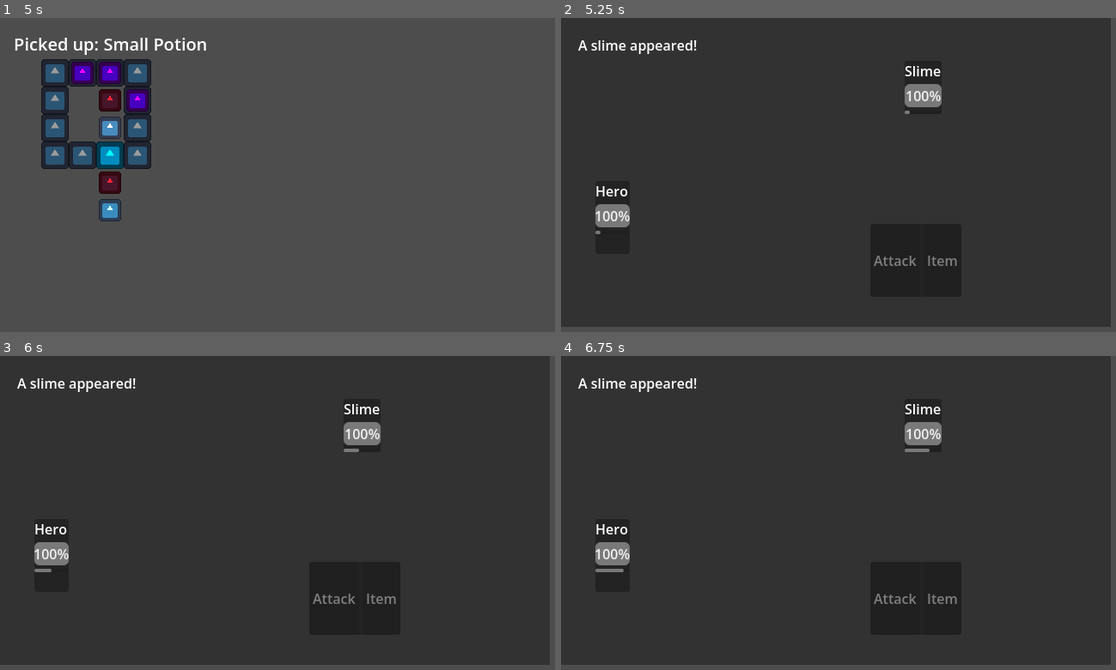
Above: before the commit, frames 1-4 (two rows, left to right).
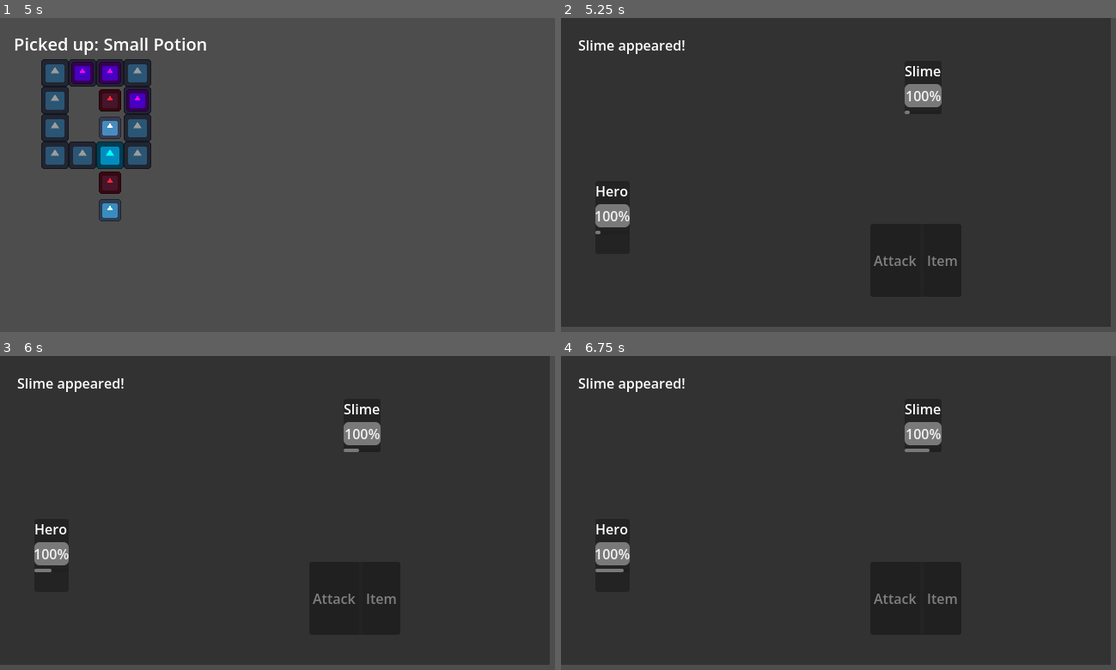
Above: after the commit, the same moments.

Repository: yifan-lee/Realmwand_The_First_Tower
Game: Godot game, scene res://scenes/main.tscn
Same seed, same stepped clock (60 frames per second), same inputs: the game is played once before the commit and once after it. The engine's default icon, where the game draws it, is replaced by a stand-in: a white triangle on a blue panel in a dark square.
Inputs:
- Up to frame 1 (5 s): tap Enter at 0.5, 2, 3.5 s; hold E (interact) 0.53-1.28 s; hold W (move_up) 0.53-2.03 s; tap Space at 1.25, 2.75, 4.25 s; tap E (interact) at 1.35, 2.85, 4.35 s; hold E (interact) 2.03-2.78 s; hold A (move_left) 2.03-3.53 s; hold S (move_down) 3.53-4.28 s; hold E (interact) 3.53-4.28 s; hold D (move_right) from 4.28 s (still down)
- Up to frame 2 (5.25 s): release D (move_right) at 5.03 s; hold W (move_up) from 5.03 s (still down); hold E (interact) from 5.03 s (still down)
- Up to frame 3 (6 s): release W (move_up) at 5.78 s; release E (interact) at 5.78 s; hold D (move_right) from 5.78 s (still down); tap E (interact) at 5.85 s
- Up to frame 4 (6.75 s): keep holding D (move_right); hold E (interact) from 6.53 s (still down)

Frame 1 is identical in both runs. In frame 2, 0.4% of the frame differs, in the area x 3-25%, y 7-12%; in frame 3, 0.4%; in frame 4, 0.4%.

Commit message:
abstruct enemy and item

Diff:
--- /dev/null
+++ b/resources/enemies/slime.tres
@@ -0,0 +1,11 @@
+[gd_resource type="Resource" script_class="EnemyData" format=3 uid="uid://c04hib5kth66g"]
+
+[ext_resource type="Script" uid="uid://idl544nofh28" path="res://scripts/data/enemy_data.gd" id="1_6pnpc"]
+
+[resource]
+script = ExtResource("1_6pnpc")
+id = &"slime"
+display_name = "Slime"
+attack_damage = 50
+experience_reward = 40
+gold_reward = 1
--- /dev/null
+++ b/resources/items/small_potion.tres
@@ -0,0 +1,10 @@
+[gd_resource type="Resource" script_class="ItemData" format=3 uid="uid://c5ia12due8vcu"]
+
+[ext_resource type="Script" uid="uid://dsk841x7iejq4" path="res://scripts/data/item_data.gd" id="1_lyfvt"]
+
+[resource]
+script = ExtResource("1_lyfvt")
+id = &"small_potion"
+display_name = "Small Potion"
+healing_amount = 50
+metadata/_custom_type_script = "uid://dsk841x7iejq4"
--- /dev/null
+++ b/resources/items/sword.tres
@@ -0,0 +1,11 @@
+[gd_resource type="Resource" script_class="ItemData" format=3 uid="uid://dpsu2l7g283fl"]
+
+[ext_resource type="Script" uid="uid://dsk841x7iejq4" path="res://scripts/data/item_data.gd" id="1_h0edt"]
+
+[resource]
+script = ExtResource("1_h0edt")
+id = &"sword"
+display_name = "Sword"
+item_type = 1
+attack_bonus = 10
+metadata/_custom_type_script = "uid://dsk841x7iejq4"
--- a/scenes/main.tscn
+++ b/scenes/main.tscn
@@ -6,10 +6,13 @@
 [ext_resource type="PackedScene" uid="uid://c24p8kgmj10qm" path="res://scenes/interactables/pickup.tscn" id="3_sugp2"]
 [ext_resource type="PackedScene" uid="uid://bguxyktnytjmf" path="res://scenes/interactables/door.tscn" id="4_o6xl0"]
 [ext_resource type="PackedScene" uid="uid://km2p83ut3fws" path="res://scenes/canvas_layer.tscn" id="5_tefeu"]
+[ext_resource type="Resource" uid="uid://c5ia12due8vcu" path="res://resources/items/small_potion.tres" id="6_eb6dy"]
 [ext_resource type="PackedScene" uid="uid://cheuhwfk50iob" path="res://scenes/interactables/switch.tscn" id="6_tefeu"]
+[ext_resource type="Resource" uid="uid://dpsu2l7g283fl" path="res://resources/items/sword.tres" id="7_trceg"]
 [ext_resource type="PackedScene" uid="uid://dkyhc64ibja1e" path="res://scenes/interactables/exit_stairs.tscn" id="8_tipki"]
 [ext_resource type="PackedScene" uid="uid://3ud0niwb80xb" path="res://scenes/actors/world_enemy.tscn" id="9_85g3d"]
 [ext_resource type="PackedScene" uid="uid://dpvwubclw3iww" path="res://scenes/battle_layer.tscn" id="10_choun"]
+[ext_resource type="Resource" uid="uid://c04hib5kth66g" path="res://resources/enemies/slime.tres" id="12_trceg"]
 
 [node name="Main" type="Node2D" unique_id=1557596140]
 script = ExtResource("1_tbgi4")
@@ -57,12 +60,11 @@
 
 [node name="SmallPotion" parent="." unique_id=833630625 instance=ExtResource("3_sugp2")]
 position = Vector2(128, 128)
-item_name = "Small Potion"
+item_data = ExtResource("6_eb6dy")
 
 [node name="Sword" parent="." unique_id=1446857492 instance=ExtResource("3_sugp2")]
 position = Vector2(96, 128)
-item_name = "Sword"
-attack_bonus = 10
+item_data = ExtResource("7_trceg")
 
 [node name="UI" parent="." unique_id=1158568077 instance=ExtResource("5_tefeu")]
 offset = Vector2(16, 16)
@@ -85,8 +87,10 @@
 
 [node name="WorldEnemy1" parent="." unique_id=1359354295 instance=ExtResource("9_85g3d")]
 position = Vector2(128, 96)
+enemy_data = ExtResource("12_trceg")
 
 [node name="WorldEnemy2" parent="." unique_id=1395840544 instance=ExtResource("9_85g3d")]
 position = Vector2(128, 192)
+enemy_data = ExtResource("12_trceg")
 
 [node name="BattleLayer" parent="." unique_id=1634381783 instance=ExtResource("10_choun")]
--- a/scripts/battle.gd
+++ b/scripts/battle.gd
@@ -15,26 +15,44 @@
 @onready var player_hp: ProgressBar = $PlayerPanel/PlayerInfo/PlayerHP
 @onready var item_button: Button = $ActionPanel/Actions/ItemButton
 @onready var result_button: Button = $ActionPanel/Actions/ResultButton
+@onready var enemy_name: Label = $EnemyPanel/EnemyInfo/EnemyName
 
 const PLAYER_ATB_SPEED: float = 50.0
-const ENEMY_ATB_SPEED: float = 40.0
-const ENEMY_ATTACK_DAMAGE: float = 50.0
-const EXPERIENCE_REWARD: int = 40
-const GOLD_REWARD: int = 1
-var player_max_health: float = 100.0
 var player_attack_damage: float = 50.0
 
 var battle_active: bool = true
 var player_won: bool = false
 var player_data: Player
-
-const SMALL_POTION_HEALING: float = 50.0
+var enemy_data: EnemyData
+
+const SMALL_POTION: ItemData = preload(
+	"res://resources/items/small_potion.tres"
+)
 
 
 
 func _ready() -> void:
-	player_hp.max_value = player_max_health
-	player_hp.value = player_max_health
+	if player_data == null:
+		push_error("Battle.setup() 没有收到 Player")
+		set_process(false)
+		return
+
+	if enemy_data == null:
+		push_error("Battle.setup() 没有收到 Enemy")
+		set_process(false)
+		return
+
+	player_hp.max_value = player_data.max_health
+	player_hp.value = player_data.current_health
+
+	enemy_name.text = enemy_data.display_name
+	enemy_hp.max_value = enemy_data.max_health
+	enemy_hp.value = enemy_data.max_health
+
+	battle_message.text = (
+		"%s appeared!" % enemy_data.display_name
+	)
+
 	attack_button.disabled = true
 	attack_button.pressed.connect(_on_attack_button_pressed)
 	result_button.pressed.connect(_on_result_button_pressed)
@@ -51,7 +69,7 @@
 	)
 
 	enemy_atb.value = min(
-		enemy_atb.value + ENEMY_ATB_SPEED * delta,
+		enemy_atb.value + enemy_data.atb_speed * delta,
 		enemy_atb.max_value
 	)
 
@@ -59,20 +77,23 @@
 		attack_button.disabled = false
 		var has_small_potion := (
 			player_data != null
-			and player_data.has_item("Small Potion")
+			and player_data.has_item(SMALL_POTION.id)
 		)
 		item_button.disabled = (
 			not has_small_potion
-			or player_hp.value >= player_hp.max_value
+			or player_data.current_health >= player_data.max_health
 		)
 
 	if enemy_atb.value >= enemy_atb.max_value:
 		_enemy_attack()
 
-func setup(player: Player) -> void:
+func setup(
+	player: Player,
+	enemy: EnemyData
+) -> void:
 	player_data = player
-	player_max_health = float(player.max_health)
 	player_attack_damage = float(player.attack_power)
+	enemy_data = enemy
 
 func _on_attack_button_pressed() -> void:
 	if not battle_active:
@@ -98,7 +119,10 @@
 	attack_button.disabled = true
 	player_atb.value = 0.0
 	enemy_atb.value = 0.0
-	battle_message.text = "Slime defeated!"
+	battle_message.text = (
+		"%s defeated!"
+		% enemy_data.display_name
+	)
 
 	player_won = true
 	attack_button.visible = false
@@ -111,13 +135,17 @@
 		return
 	enemy_atb.value = 0.0
 
-	player_hp.value = max(
-		player_hp.value - ENEMY_ATTACK_DAMAGE,
-		player_hp.min_value
-	)
-	battle_message.text = "Slime deals %.0f damage!" % ENEMY_ATTACK_DAMAGE
-
-	if player_hp.value <= player_hp.min_value:
+	player_data.take_damage(int(enemy_data.attack_damage))
+	player_hp.value = player_data.current_health
+	battle_message.text = (
+		"%s deals %.0f damage!"
+		% [
+			enemy_data.display_name,
+			enemy_data.attack_damage,
+		]
+	)
+
+	if player_data.current_health <= 0:
 		_end_battle_defeated()
 
 func _end_battle_defeated() -> void:
@@ -136,8 +164,8 @@
 	if player_won:
 		battle_finished.emit(
 			true,
-			EXPERIENCE_REWARD,
-			GOLD_REWARD,
+			enemy_data.experience_reward,
+			enemy_data.gold_reward,
 		)
 	else:
 		battle_finished.emit(
@@ -156,22 +184,22 @@
 	if player_data == null:
 		return
 
-	if not player_data.has_item("Small Potion"):
-		return
-
-	if player_hp.value >= player_hp.max_value:
+	if player_data.current_health >= player_data.max_value:
+		return
+
+	var used_item := player_data.consume_item(
+		SMALL_POTION.id
+	)
+
+	if used_item == null:
 		return
 
 	player_atb.value = 0.0
 	attack_button.disabled = true
 	item_button.disabled = true
 
-	if not player_data.consume_item("Small Potion"):
-		return
-
-	player_hp.value = min(
-		player_hp.value + SMALL_POTION_HEALING,
-		player_hp.max_value
-	)
-
-	battle_message.text = "Hero uses Small Potion!"
+
+	player_data.heal(used_item.healing_amount)
+	player_hp.value = player_data.current_health
+
+	battle_message.text = "Hero uses %s!" % used_item.display_name
--- /dev/null
+++ b/scripts/data/enemy_data.gd
@@ -0,0 +1,10 @@
+class_name EnemyData
+extends Resource
+
+@export var id: StringName
+@export var display_name: String
+@export var max_health: int = 100
+@export var attack_damage: int = 10
+@export var atb_speed: float = 40.0
+@export var experience_reward: int = 0
+@export var gold_reward: int = 0
--- /dev/null
+++ b/scripts/data/item_data.gd
@@ -0,0 +1,13 @@
+class_name ItemData
+extends Resource
+
+enum ItemType {
+	CONSUMABLE,
+	WEAPON,
+}
+
+@export var id: StringName
+@export var display_name: String
+@export var item_type: ItemType
+@export var healing_amount: int = 0
+@export var attack_bonus: int = 0
--- a/scripts/main.gd
+++ b/scripts/main.gd
@@ -102,7 +102,7 @@
 
 func _start_battle() -> void:
 	active_battle = BATTLE_SCENE.instantiate() as Battle
-	active_battle.setup(player)
+	active_battle.setup(player, active_enemy.enemy_data)
 	battle_layer.add_child(active_battle)
 	active_battle.battle_finished.connect(_on_battle_finished)
 
@@ -123,6 +123,7 @@
 		active_enemy = null
 		player.set_process_unhandled_input(true)
 	else:
+		player.restore_full_health()
 		await get_tree().process_frame
 		_start_battle()
 
--- a/scripts/pickup.gd
+++ b/scripts/pickup.gd
@@ -1,11 +1,15 @@
 extends Area2D
 
-@export var item_name: String = "Unknown Item"
-@export var attack_bonus: int = 0
+@export var item_data: ItemData
 
 func _on_body_entered(body: Node2D) -> void:
 	var player := body as Player
 	if player == null:
 		return
-	player.add_item(item_name, attack_bonus)
+
+	if item_data == null:
+		push_warning("Pickup 没有配置 ItemData")
+		return
+
+	player.add_item(item_data)
 	queue_free()
--- a/scripts/player.gd
+++ b/scripts/player.gd
@@ -19,13 +19,14 @@
 const BASE_EXPERIENCE_REQUIREMENT: int = 40
 
 var is_moving: bool = false
-var inventory: Array[String] = []
+var inventory: Array[ItemData] = []
 var facing_direction: Vector2 = Vector2.DOWN
 var experience: int = 0
 var gold: int = 0
 var level: int = 1
 var experience_to_next_level: int = BASE_EXPERIENCE_REQUIREMENT
 var max_health: int = 100
+var current_health: int = 100
 var base_attack_power: int = 50
 var equipment_attack_bonus: int = 0
 var equipped_weapon_name: String = ""
@@ -72,14 +73,17 @@
 	is_moving = false
 
 func add_item(
-	new_item_name: String,
-	attack_bonus: int = 0
+	new_item: ItemData
 ) -> void:
-	inventory.append(new_item_name)
-	item_added.emit(new_item_name)
-	if attack_bonus > 0:
-		equip_weapon(new_item_name, attack_bonus)
-	print("Inventory: ", inventory)
+	inventory.append(new_item)
+	item_added.emit(new_item.display_name)
+	if new_item.item_type == ItemData.ItemType.WEAPON:
+		equip_weapon(
+			new_item.display_name,
+			new_item.attack_bonus
+		)
+	print("Added item: ", new_item.display_name)
+	print("Inventory size: ", inventory.size())
 
 func equip_weapon(
 	weapon_name: String,
@@ -129,6 +133,7 @@
 		level += 1
 
 		max_health += 10
+		current_health += 10
 		base_attack_power += 5
 
 		experience_to_next_level = (
@@ -141,17 +146,39 @@
 		print("Max health: ", max_health)
 		print("Attack power: ", attack_power)
 
-func has_item(item_name: String) -> bool:
-	return inventory.has(item_name)
+func find_item(item_id: StringName) -> ItemData:
+	for item in inventory:
+		if item.id == item_id:
+			return item
+
+	return null
+
+func has_item(item_id: StringName) -> bool:
+	return find_item(item_id) != null
+
+func consume_item(item_id: StringName) -> ItemData:
+	for item_index in range(inventory.size()):
+		var item := inventory[item_index]
+		if item.id == item_id:
+			inventory.remove_at(item_index)
+			print("Consumed: ", item.display_name)
+			print("Inventory size: ", inventory.size())
+			return item
+	return null
+
+func take_damage(damage: int) -> void:
+	current_health = max(
+		current_health - damage,
+		0
+	)
 
 
-func consume_item(item_name: String) -> bool:
-	var item_index := inventory.find(item_name)
+func heal(amount: int) -> void:
+	current_health = min(
+		current_health + amount,
+		max_health
+	)
 
-	if item_index == -1:
-		return false
 
-	inventory.remove_at(item_index)
-	print("Consumed: ", item_name)
-	print("Inventory: ", inventory)
-	return true
+func restore_full_health() -> void:
+	current_health = max_health
--- a/scripts/world_enemy.gd
+++ b/scripts/world_enemy.gd
@@ -1,5 +1,7 @@
 class_name WorldEnemy
 extends Area2D
+
+@export var enemy_data: EnemyData
 
 signal battle_requested(enemy: WorldEnemy)
 
@@ -19,6 +21,10 @@
 	if player == null:
 		return
 
+	if enemy_data == null:
+		push_warning("WorldEnemy 没有配置 EnemyData")
+		return
+
 	encounter_started = true
 	set_deferred("monitoring", false)
 	battle_requested.emit(self)
Not shown, added: scripts/data/enemy_data.gd.uid
Not shown, added: scripts/data/item_data.gd.uid
